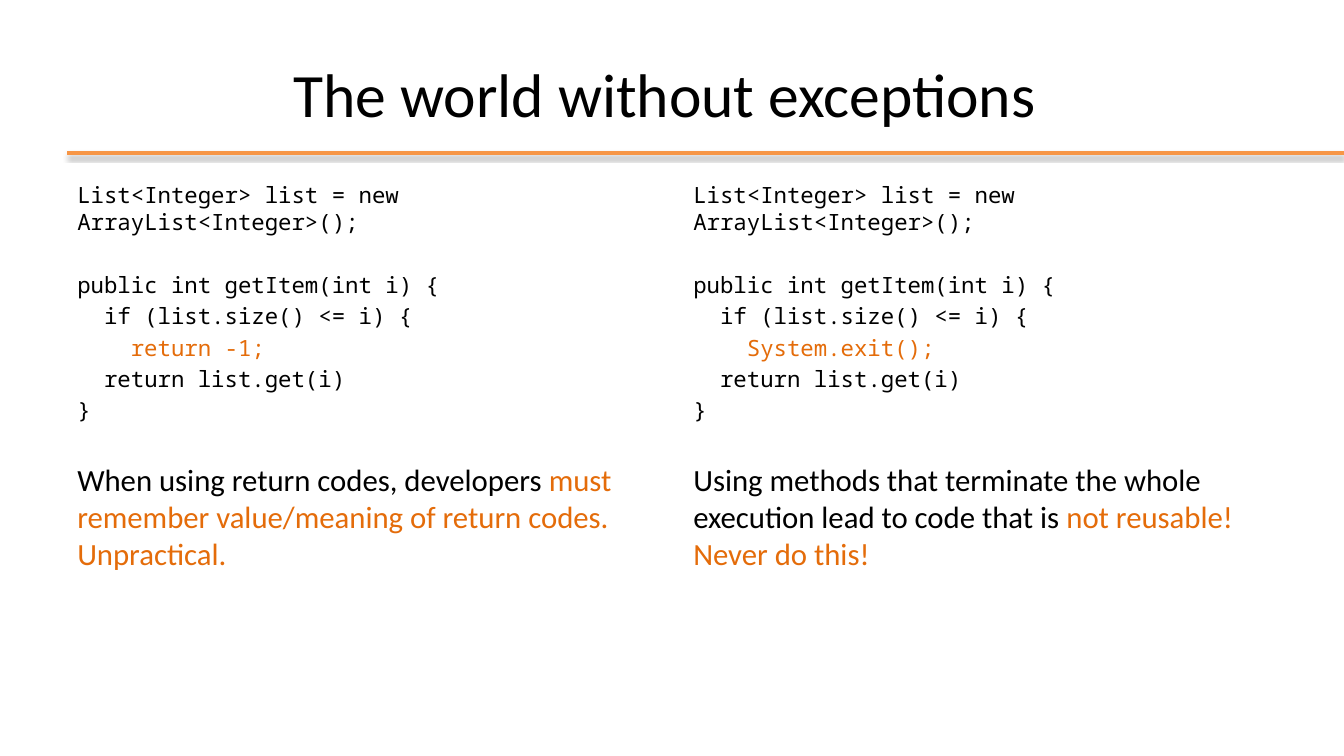
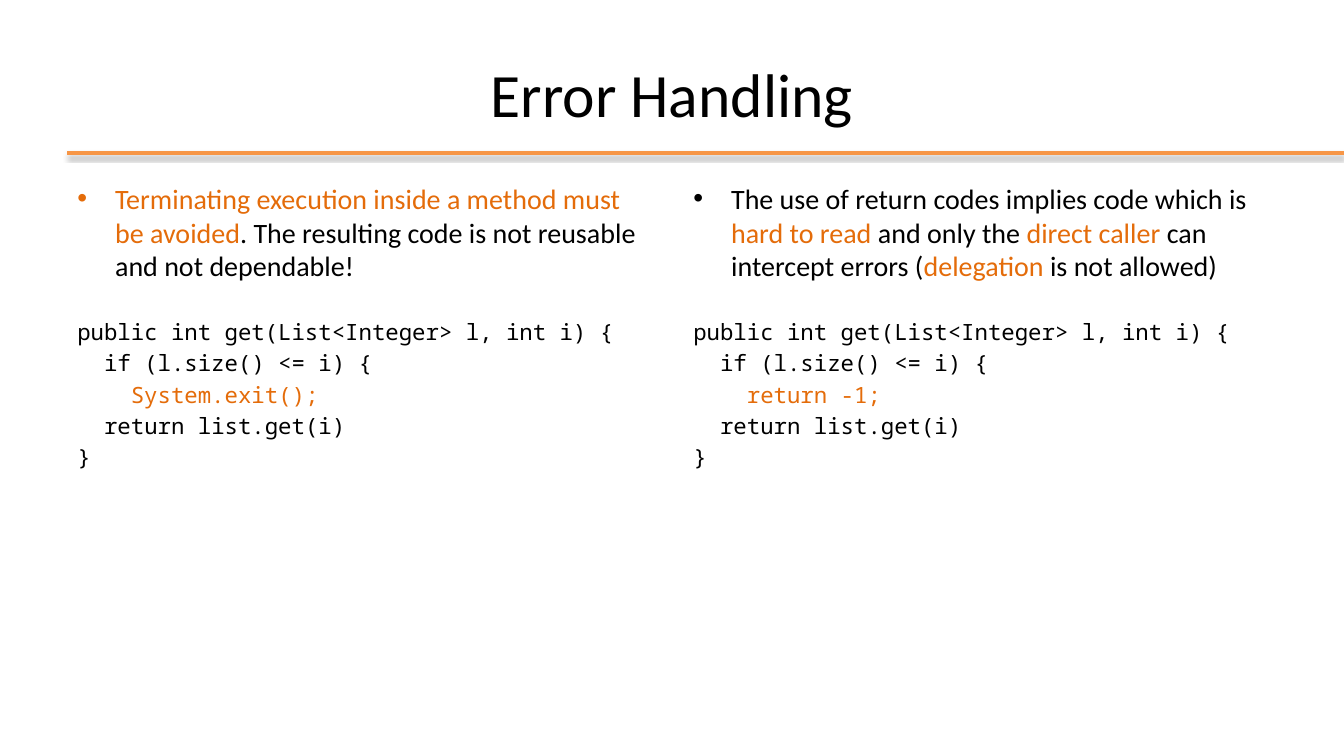
Before and after one commit to plctechnician/ooprogramming, a slide deck: slide 4 of java/slides/ppt/07 - Java Exceptions.pptx (slide 2 before the commit). Drawn at 1344x756 pixels with LibreOffice and Linux fonts; fonts in the diff are those of the drawing; background and template pictures are left out. Boxes give left, top, right and bottom in pixels: in the first picture for what was removed or moved away, otherwise in the second. Text is boxed around its words. In the diff, an @@ line names an element or a change of style, - is before the commit and + after.

```diff
--- a/java/slides/ppt/07 - Java Exceptions.pptx
+++ b/java/slides/ppt/07 - Java Exceptions.pptx
@@ title at bbox=[491, 74, 852, 128]: text changed @@
-The world without exceptions
+Error Handling
@@ text at bbox=[77, 189, 636, 408]: text changed; size 16 to 20 pt; font Noto Sans Mono to Calibri @@
-List<Integer> list = new ArrayList<Integer>();
-public int getItem(int i) {
-if (list.size() <= i) {
-return -1;
+• Terminating execution inside a method must be avoided. The resulting code is not reusable and not dependable!
+public int get(List<Integer> l, int i) {
+if (l.size() <= i) {
+System.exit();
@@ text at bbox=[693, 189, 1246, 406]: text changed; size 16 to 20 pt; font Noto Sans Mono to Calibri @@
-List<Integer> list = new ArrayList<Integer>();
-public int getItem(int i) {
-if (list.size() <= i) {
-System.exit();
+• The use of return codes implies code which is hard to read and only the direct caller can intercept errors (delegation is not allowed)
+public int get(List<Integer> l, int i) {
+if (l.size() <= i) {
+return -1;
@@ text at bbox=[77, 469, 612, 570]: paragraph removed @@
-When using return codes, developers must remember value/meaning of return codes. Unpractical.
@@ text at bbox=[693, 469, 1233, 566]: paragraph removed @@
-Using methods that terminate the whole execution lead to code that is not reusable! Never do this!
```
Also in this commit, not shown: 10 other slides changed, 4 slides removed, 1 other file.
